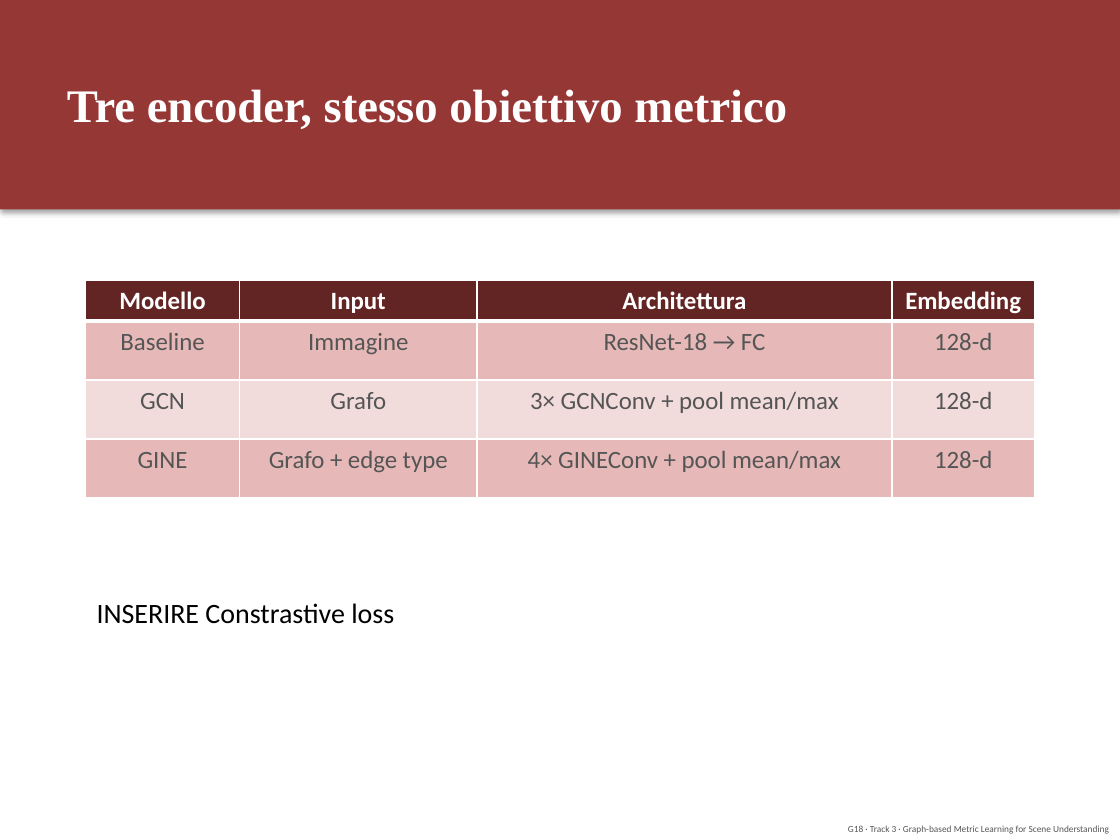
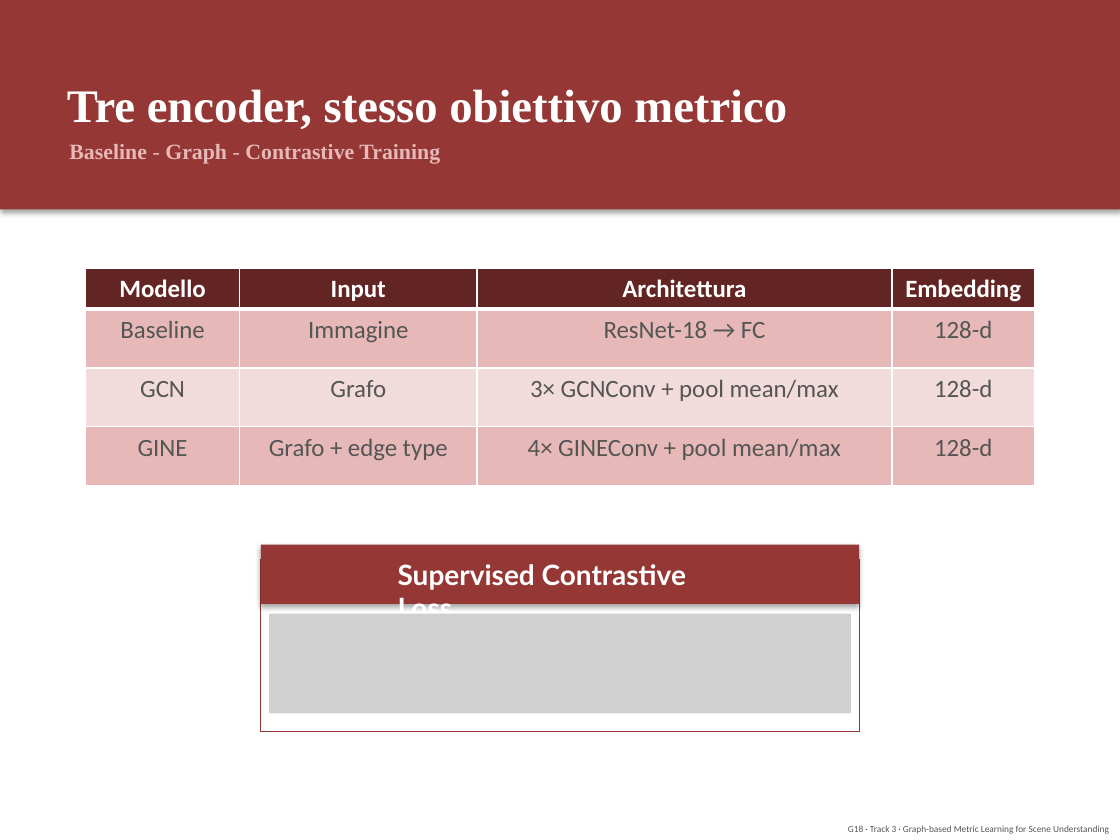
Before and after one commit to LenionK/dl26-projects, a slide deck: slide 5 of docs/presentazione_G18.pptx (slide 6 before the commit). Drawn at 1120x840 pixels with LibreOffice and Linux fonts; fonts in the diff are those of the drawing; grey boxes stand for pictures. Boxes give left, top, right and bottom in pixels: in the first picture for what was removed or moved away, otherwise in the second. Text is boxed around its words. In the diff, an @@ line names an element or a change of style, - is before the commit and + after.

```diff
--- a/docs/presentazione_G18.pptx
+++ b/docs/presentazione_G18.pptx
@@ text added at [69, 144, 440, 164], 14 pt, text #E6B9B8, bold @@
+Baseline - Graph - Contrastive Training
@@ table: place and size @@
-table at [85, 280, 1035, 497]
+table at [85, 268, 1035, 485]
@@ rectangle added at [261, 560, 859, 731], outline #953735 0.75 pt @@
@@ rectangle added at [261, 544, 859, 604], fill #953735 @@
@@ text added at [398, 564, 686, 613], 18 pt, text #FFFFFF, bold @@
+Supervised Contrastive Loss
@@ text removed at [97, 603, 394, 624] @@
-INSERIRE Constrastive loss
@@ picture added at [269, 614, 851, 713] @@
```
Also in this commit, not shown: 7 other slides changed, 2 slides removed, 2 other files.
